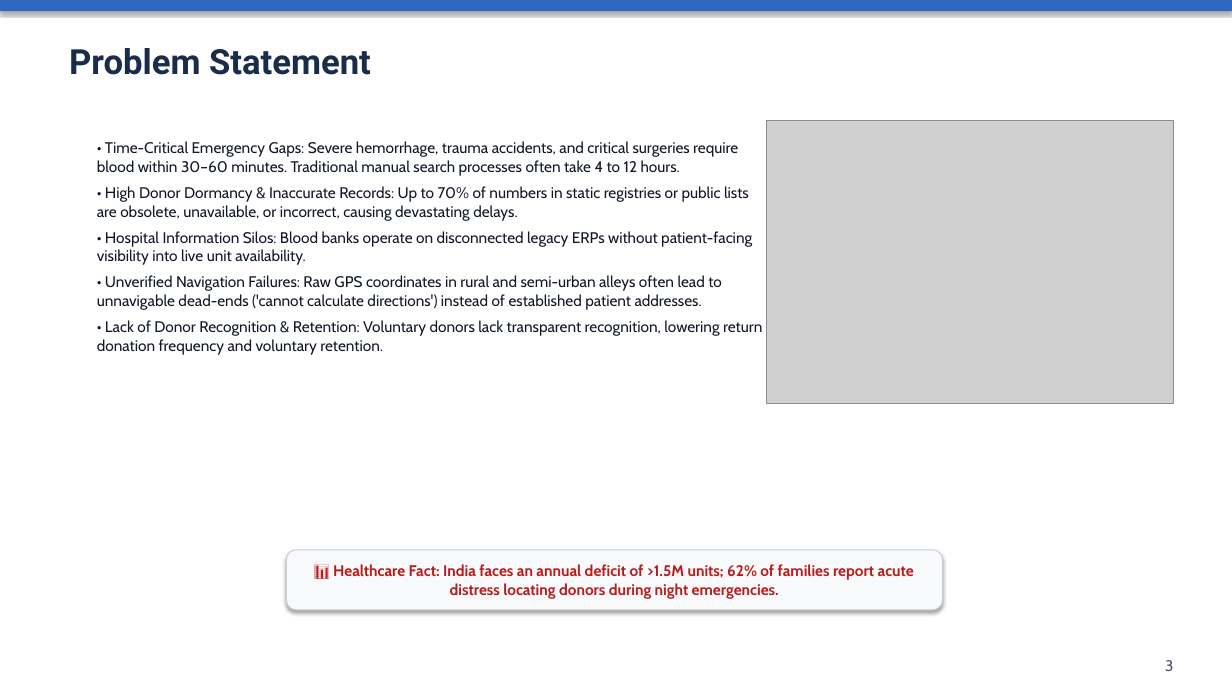
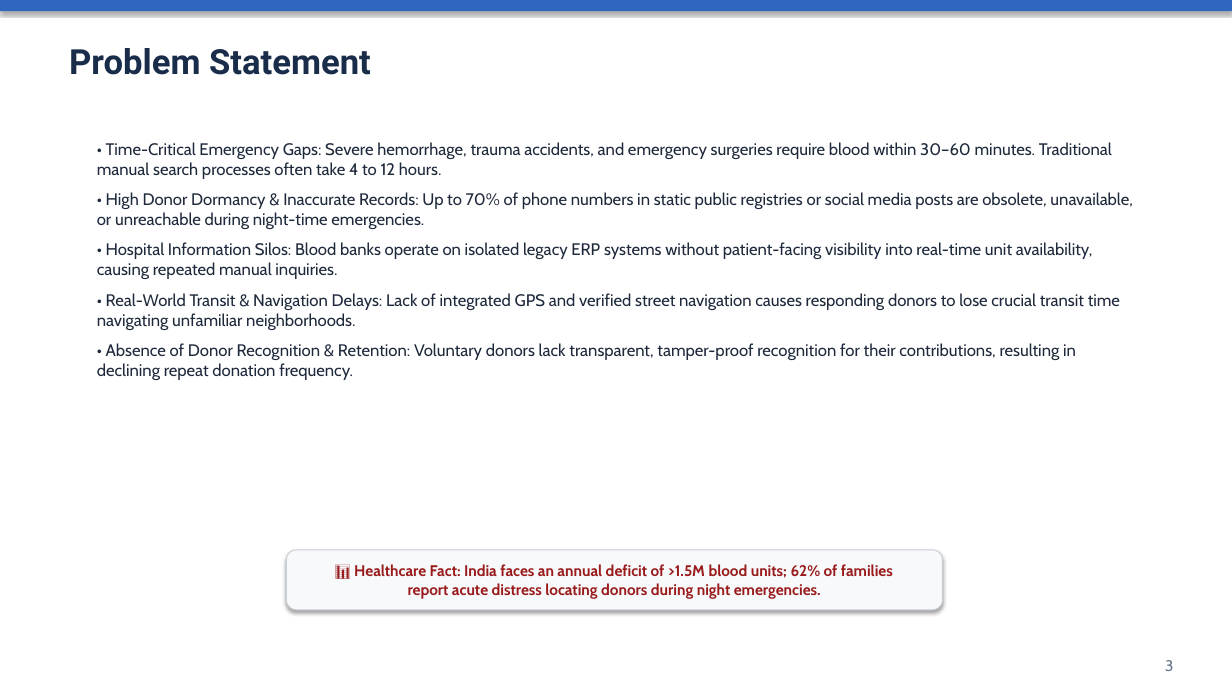
Before and after one commit to rohitmanu-design/BloodNet, a slide deck: slide 3 of BLOODNET_PROJECT_PRESENTATION.pptx. Drawn at 1232x693 pixels with LibreOffice and Linux fonts; fonts in the diff are those of the drawing; grey boxes stand for pictures. Boxes give left, top, right and bottom in pixels: in the first picture for what was removed or moved away, otherwise in the second. Text is boxed around its words. In the diff, an @@ line names an element or a change of style, - is before the commit and + after.

Commit message:
docs: adjust presentation to exactly 12 slides matching reference template and remove previous screenshots

```diff
--- a/BLOODNET_PROJECT_PRESENTATION.pptx
+++ b/BLOODNET_PROJECT_PRESENTATION.pptx
@@ text at [97,142,1132,380]: text changed; size 12 to 13 pt; text colour #111827 to #1E293B @@
-• Time-Critical Emergency Gaps: Severe hemorrhage, trauma accidents, and critical surgeries require blood within 30–60 minutes. Traditional manual search processes often take 4 to 12 hours.
-• High Donor Dormancy & Inaccurate Records: Up to 70% of numbers in static registries or public lists are obsolete, unavailable, or incorrect, causing devastating delays.
-• Hospital Information Silos: Blood banks operate on disconnected legacy ERPs without patient-facing visibility into live unit availability.
-• Unverified Navigation Failures: Raw GPS coordinates in rural and semi-urban alleys often lead to unnavigable dead-ends ('cannot calculate directions') instead of established patient addresses.
-• Lack of Donor Recognition & Retention: Voluntary donors lack transparent recognition, lowering return donation frequency and voluntary retention.
+• Time-Critical Emergency Gaps: Severe hemorrhage, trauma accidents, and emergency surgeries require blood within 30–60 minutes. Traditional manual search processes often take 4 to 12 hours.
+• High Donor Dormancy & Inaccurate Records: Up to 70% of phone numbers in static public registries or social media posts are obsolete, unavailable, or unreachable during night-time emergencies.
+• Hospital Information Silos: Blood banks operate on isolated legacy ERP systems without patient-facing visibility into real-time unit availability, causing repeated manual inquiries.
+• Real-World Transit & Navigation Delays: Lack of integrated GPS and verified street navigation causes responding donors to lose crucial transit time navigating unfamiliar neighborhoods.
+• Absence of Donor Recognition & Retention: Voluntary donors lack transparent, tamper-proof recognition for their contributions, resulting in declining repeat donation frequency.
@@ picture removed at [767,120,1174,404] @@
@@ text at [354,564,893,599]: text changed; text colour #B91C1C to #991B1B @@
-📊 Healthcare Fact: India faces an annual deficit of >1.5M units; 62% of families report acute distress locating donors during night emergencies.
+📊 Healthcare Fact: India faces an annual deficit of >1.5M blood units; 62% of families report acute distress locating donors during night emergencies.
@@ text "3" at [1165,660,1173,671]: text colour #4B5563 to #64748B @@
```
Also in this commit, not shown: 10 other slides changed, 1 slide added, 5 slides removed, 2 other files.
